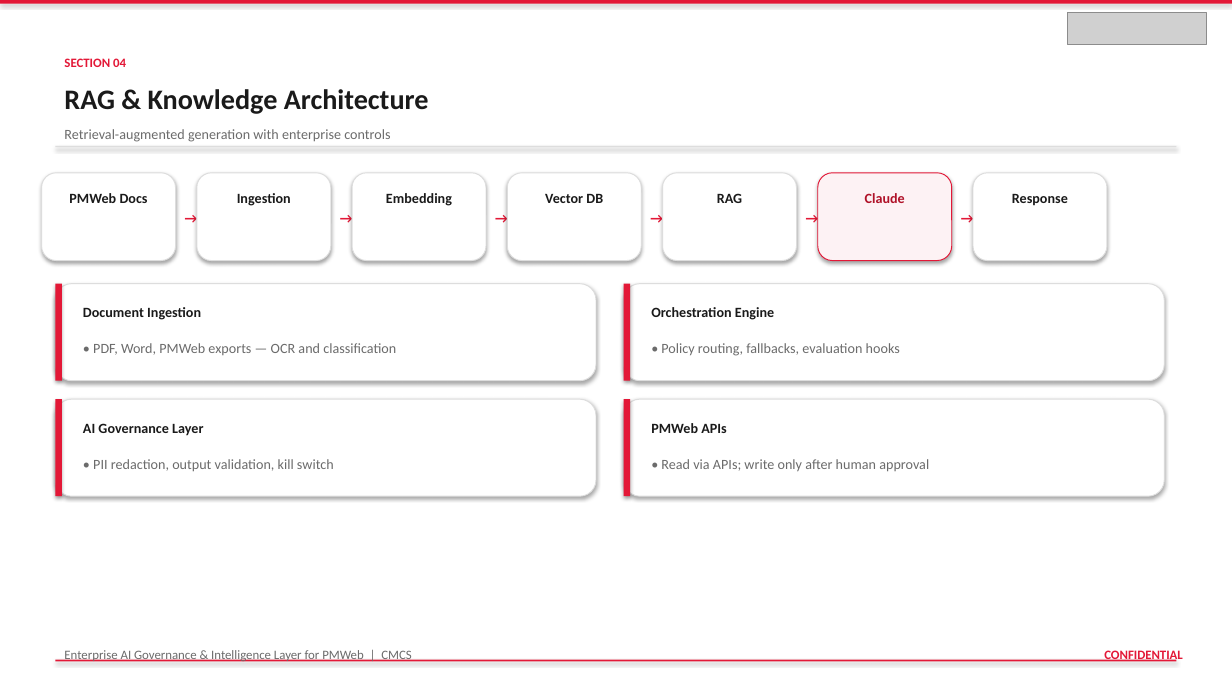
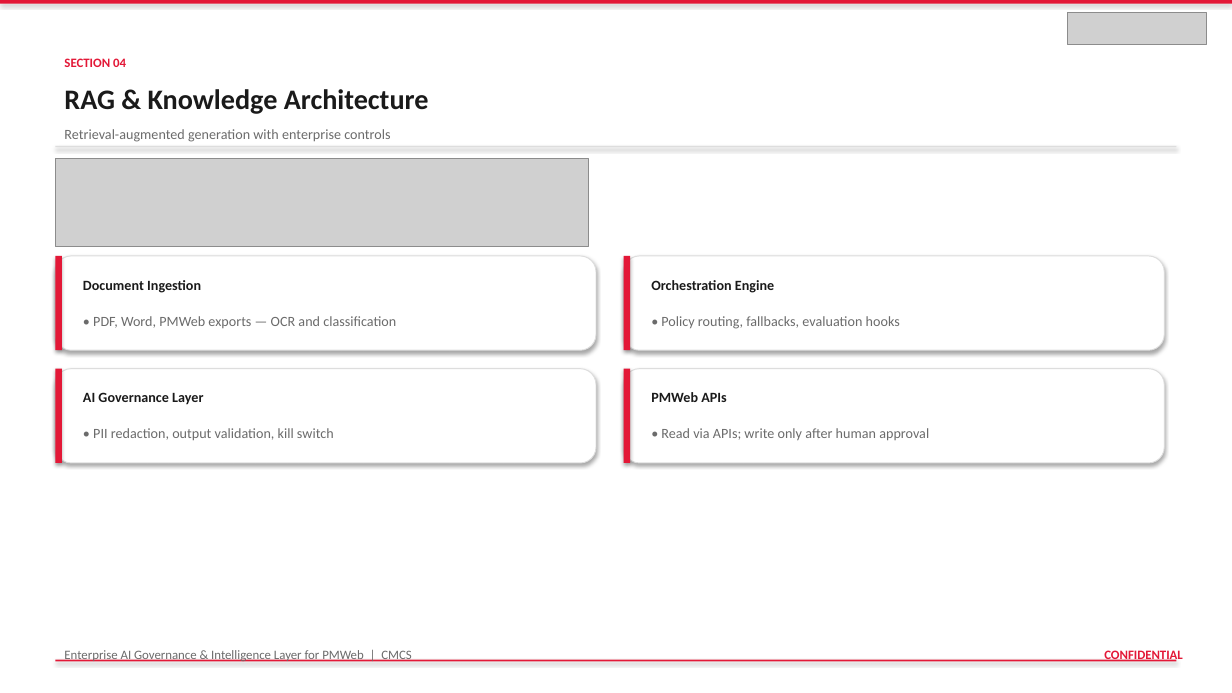
Before and after one commit to vishnushankar9024/procurehubibi, a slide deck: slide 17 of output/DAMAC_PMWeb_AI_Governance_Intelligence_Layer.pptx. Drawn at 1232x693 pixels with LibreOffice and Linux fonts; fonts in the diff are those of the drawing; grey boxes stand for pictures. Boxes give left, top, right and bottom in pixels: in the first picture for what was removed or moved away, otherwise in the second. Text is boxed around its words. In the diff, an @@ line names an element or a change of style, - is before the commit and + after.

```diff
--- a/output/DAMAC_PMWeb_AI_Governance_Intelligence_Layer.pptx
+++ b/output/DAMAC_PMWeb_AI_Governance_Intelligence_Layer.pptx
@@ rounded rectangle removed at [42,173,176,261] @@
@@ picture added at [55,159,589,247] @@
@@ rounded rectangle removed at [197,173,331,261] @@
@@ rounded rectangle removed at [352,173,486,261] @@
@@ rounded rectangle removed at [507,173,641,261] @@
@@ rounded rectangle removed at [663,173,797,261] @@
@@ rounded rectangle removed at [818,173,952,261] @@
@@ rounded rectangle removed at [973,173,1107,261] @@
@@ text removed at [69,193,148,203] @@
-PMWeb Docs
@@ text removed at [176,202,196,226] @@
-→
@@ text removed at [237,193,291,206] @@
-Ingestion
@@ text removed at [331,202,351,226] @@
-→
@@ text removed at [386,193,452,206] @@
-Embedding
@@ text removed at [486,202,506,226] @@
-→
@@ text removed at [545,194,603,203] @@
-Vector DB
@@ text removed at [641,202,662,226] @@
-→
@@ text removed at [717,193,742,203] @@
-RAG
@@ text removed at [797,202,817,226] @@
-→
@@ text removed at [865,193,905,203] @@
-Claude
@@ text removed at [952,202,972,226] @@
-→
@@ text removed at [1012,194,1068,206] @@
-Response
@@ 6 texts, 4 rounded rectangles, 4 rectangles: place and size @@
-6 texts, 4 rounded rectangles, 4 rectangles at [55,284,1165,496]
+6 texts, 4 rounded rectangles, 4 rectangles at [55,256,1165,463]
@@ text "• PII redaction, output validation, ...": place and size @@
-text "• PII redaction, output validation, ..." at [93,459,334,471]
+text "• PII redaction, output validation, ..." at [93,428,334,440]
@@ text "• Read via APIs; write ...": place and size @@
-text "• Read via APIs; write ..." at [661,459,929,471]
+text "• Read via APIs; write ..." at [661,428,929,440]
```
Also in this commit, not shown: 4 other slides changed, 7 other files.
